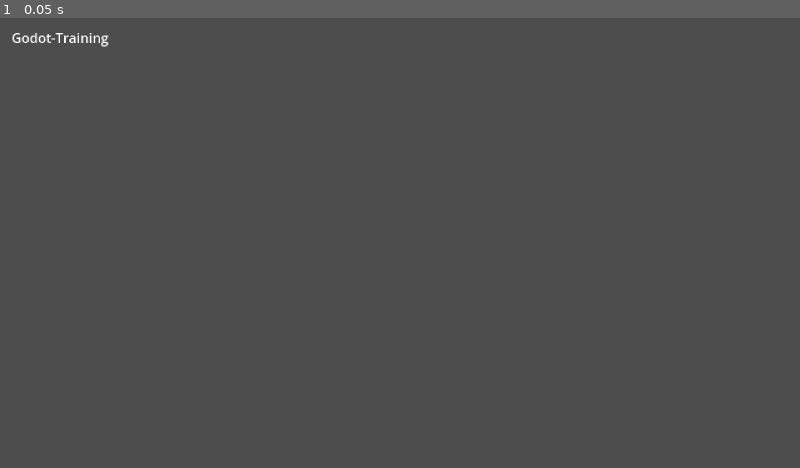
Above: before the commit, frame 1.
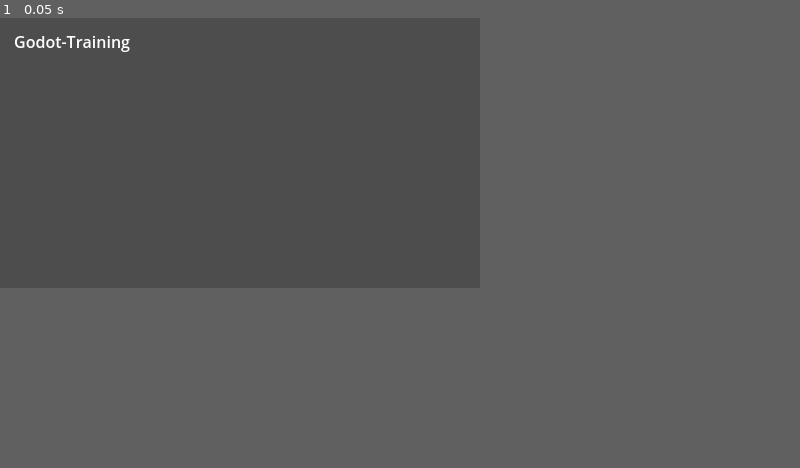
Above: after the commit, the same moment.

Repository: Aceralot/Shots-Fired
Game: Godot game, scene res://Objects/UI/MainMenu.tscn
Same seed, same stepped clock (60 frames per second), same inputs: the game is played once before the commit and once after it. Before the commit the project starts from res://Scenes/Prototyping/LevelDesign.tscn.
Inputs:
- Up to frame 1 (0.05 s): no input
In our replay, the window is 800x450 before the commit and 480x270 after it. These sizes can differ from the game's own. Grey fills any space a smaller window leaves; there, only what the larger window draws over its background counts as a difference.

The runs differ from the first frame. In frame 1, 0.3% of the frame differs, in the area x 1-17%, y 3-8%.

Commit message:
Video Resolution Button Script added
I have added a video resolution Script that should change the
resolution and toggle borderless VSync ect...

Diff:
--- a/Autoload/Godot-Training.tscn
+++ b/Autoload/Godot-Training.tscn
@@ -1,8 +1,6 @@
 [gd_scene format=3 uid="uid://8x4gdllcr2h"]
 
 [node name="Control" type="CanvasLayer"]
-scale = Vector2(2, 2)
-transform = Transform2D(2, 0, 0, 2, 0, 0)
 
 [node name="Control" type="Control" parent="."]
 layout_mode = 3
--- a/Objects/UI/MainMenu.tscn
+++ b/Objects/UI/MainMenu.tscn
@@ -1,6 +1,6 @@
 [gd_scene load_steps=2 format=3 uid="uid://can660rjgt5nw"]
 
-[ext_resource type="Script" uid="uid://c5bf0kvvlokn7" path="res://Scripts/UI/ui_video.gd" id="1_xg5s2"]
+[ext_resource type="Script" uid="uid://bngg7aicew1kj" path="res://Scripts/UI/Videoscript.gd" id="1_xg5s2"]
 
 [node name="MainMenu" type="Control"]
 texture_filter = 1
@@ -10,9 +10,12 @@
 anchor_bottom = 1.0
 grow_horizontal = 2
 grow_vertical = 2
+scale = Vector2(0.3, 0.3)
+pivot_offset = Vector2(220, 140)
 size_flags_horizontal = 4
 
 [node name="Menu" type="VBoxContainer" parent="."]
+visible = false
 custom_minimum_size = Vector2(100, 100)
 layout_mode = 1
 anchors_preset = 8
@@ -172,10 +175,10 @@
 anchor_top = 0.5
 anchor_right = 0.5
 anchor_bottom = 0.5
-offset_left = -20.0
-offset_top = -20.0
-offset_right = 20.0
-offset_bottom = 20.0
+offset_left = -82.5
+offset_top = -75.0
+offset_right = 82.5
+offset_bottom = 75.0
 grow_horizontal = 2
 grow_vertical = 2
 scale = Vector2(5, 5)
--- a/Objects/ui_video.gd
+++ b/Scripts/UI/Videoscript.gd
@@ -1,11 +1,11 @@
 extends VBoxContainer
-
 
 @export var resolution_option : OptionButton
 @export var fullscreen_check : CheckBox
 @export var borderless_check : CheckBox
 @export var vsync_check : CheckBox
 
+@onready var Resbutton = $HBoxContainer/Resolution
 
 func _ready():
 	var resolutions = [
@@ -20,6 +20,10 @@
 
 	load_current_settings()
 
+	resolution_option.item_selected.connect( _on_resolution_selected )
+	fullscreen_check.toggled.connect( _on_fullscreen_toggled )
+	borderless_check.toggled.connect( _on_borderless_toggled )
+	vsync_check.toggled.connect( _on_vsync_toggled )
 
 func load_current_settings():
 	var mode = DisplayServer.window_get_mode()
@@ -35,13 +39,11 @@
 			resolution_option.selection( i )
 			break
 
-
-func _on_resolution_selection( index: int ):
+func _on_resolution_selected( index: int ):
 	var text = resolution_option.get_item_text( index )
 	var parts = text.split( "x" )
 	if parts.size() == 2:
 		DisplayServer.window_set_size( Vector2i( int( parts[ 0 ]), int(parts[1])))
-
 
 func _on_fullscreen_toggled( enabled: bool):
 	if enabled:
@@ -49,6 +51,9 @@
 	else:
 		DisplayServer.window_set_mode( DisplayServer.WINDOW_MODE_WINDOWED )
 
+func _on_borderless_toggled(enabled: bool):
+	DisplayServer.window_set_flag( DisplayServer.WINDOW_FLAG_BORDERLESS, enabled )
 
-func _on_borderless_toggled(enabled: bool):
-	pass
+func _on_vsync_toggled( enabled: bool):
+	var mode = DisplayServer.VSYNC_ENABLED if enabled else DisplayServer.VSYNC_DISABLED
+	DisplayServer.window_set_vsync_mode( mode )
--- a/Scripts/UI/ui_video.gd
+++ /dev/null
@@ -1 +0,0 @@
-extends VBoxContainer
--- a/project.godot
+++ b/project.godot
@@ -11,7 +11,7 @@
 [application]
 
 config/name="Godot-train"
-run/main_scene="res://Scenes/Prototyping/LevelDesign.tscn"
+run/main_scene="res://Objects/UI/MainMenu.tscn"
 config/features=PackedStringArray("4.5", "Forward Plus")
 config/icon="res://Assets/Sprite/icon.svg"
 
@@ -21,9 +21,8 @@
 
 [display]
 
-window/size/viewport_width=1920
-window/size/viewport_height=1080
-window/size/mode=3
+window/size/viewport_width=480
+window/size/viewport_height=270
 window/stretch/mode="viewport"
 
 [input]
@@ -78,13 +77,14 @@
 "path": "res://Scripts/player_area_2d.gd",
 "type": "file"
 }, {
-"column": 5,
+"column": 36,
 "current": true,
-"line": 53,
-"path": "res://Objects/ui_video.gd",
+"line": 18,
+"path": "res://Scripts/UI/Videoscript.gd",
 "type": "file"
 }]
 project/breakpoints={
 "res://Scenes/Prototyping/player_move_and_shoot.gd": PackedInt32Array(3),
-"res://Scripts/Player/player_move_and_shoot.gd": PackedInt32Array()
+"res://Scripts/Player/player_move_and_shoot.gd": PackedInt32Array(),
+"res://Scripts/UI/Videoscript.gd": PackedInt32Array()
 }
Not shown, removed: Objects/ui_video.gd.uid
Not shown, added: Scripts/UI/Videoscript.gd.uid
Not shown, removed: Scripts/UI/ui_video.gd.uid
